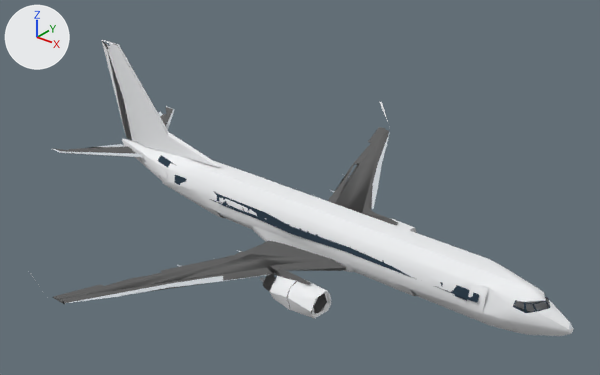
The glTF model fixtures/aircraft/b738-1.glb, before and after one commit.
Camera for both pictures: a 50 mm lens placed at (31.9, -39.8, 31.1), pointed at (0.2, -0.2, 6.6). Every picture has the same lights, and +X, +Y and +Z are marked at upper left. The first picture is the older version. Where no turn or scale is listed for an object, it has been applied to the vertices. Vertices at exactly the same position are counted once.

Names of what the first picture shows: 'c606060', 'engine', 'glass', 'hull', 'tail', 'wing'.
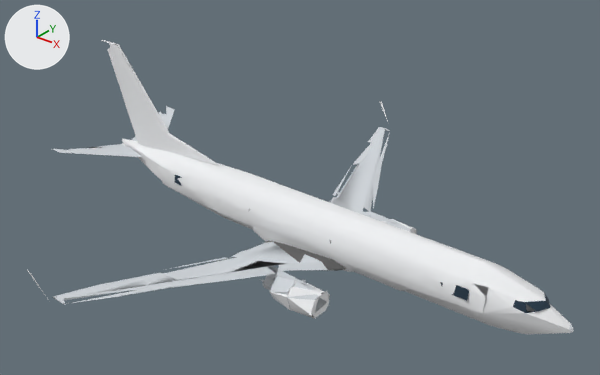
The change, as a list of edits to the scene's bpy script:
```text
Change me_mesh_0:
    remove me_mesh_0.from_pydata(...)  # 332 vertices, 397 faces; spans x -19.5..17.3, y -17.0..17.0, z 1.1..6.1
    add me_mesh_0.from_pydata(...)  # 79 vertices, 71 faces; spans x -18.3..17.3, y -3.6..3.6, z 1.9..5.1
    me_mesh_0 part 1: 13 loose pieces with 133 vertices, spanning x -0.6..5.8, y -6.2..6.2, z 1.1..3.3, are deleted
    me_mesh_0 part 2: 3 vertices moved from x -0.8..5.1, y -1.9..1.8, z 2.5..2.8 to x -0.8..4.3, y -2.4..1.8, z 2.6..3.1; 128 vertices removed from x -4.8..5.1, y -17.0..17.0, z 2.4..4.4; 17 vertices added at x -0.8..5.2, y -3.6..3.6, z 2.4..3.2
    me_mesh_0 part 3: 2 vertices moved within x -18.3, y 0.1, z 5.1; 11 vertices removed from x -19.5..-17.9, y -5.9..5.8, z 4.5..6.1; 2 vertices added at x -17.3, y -0.4..0.4, z 4.9
Change me_mesh_1:
    remove me_mesh_1.from_pydata(...)  # 108 vertices, 113 faces; spans x 2.37..6.07, y -6.22..6.22, z 1.09..3.08
    add me_mesh_1.from_pydata(...)  # 82 vertices, 84 faces; spans x 2.37..6.06, y -6.22..6.22, z 1.09..3.08
    me_mesh_1 part 4: 21 vertices removed from x 2.37..5.9, y 4.09..6.18, z 1.14..3.08; 6 vertices added at x 2.37..5.89, y 4.38..6.13, z 1.11..2.76
    me_mesh_1 part 5: 2 vertices moved from x 2.37, y -4.68..-4.37, z 1.8..2.76 to x 2.37, y -4.68..-4.37, z 1.38..2.33; 17 vertices removed from x 3.93..6.07, y -6.18..-4.09, z 1.14..3.08; 6 vertices added at x 3.94..5.91, y -6.18..-4.25, z 1.11..3.0
Change me_mesh_2:
    remove me_mesh_2.from_pydata(...)  # 70 vertices, 72 faces; spans x -13.0..18.3, y -1.9..1.9, z 3.9..5.5
    add me_mesh_2.from_pydata(...)  # 34 vertices, 40 faces; spans x -10.8..18.3, y -1.8..1.8, z 3.9..4.8
    me_mesh_2 part 6: the loose piece of 10 vertices spanning x -13.0..14.6, y -1.9..-0.7, z 3.9..5.5 is deleted
    me_mesh_2 part 7: 12 vertices removed from x 16.6..18.2, y -1.1..1.1, z 4.2..4.7
    me_mesh_2 part 8: 2 vertices removed from x -5.4, y -1.8..1.9, z 4.0
    other edits to the shape of me_mesh_2 do not show in these pictures
Change me_mesh_3:
    remove me_mesh_3.from_pydata(...)  # 423 vertices, 640 faces; spans x -18.3..19.7, y -3.5..3.5, z 1.8..7.2
    add me_mesh_3.from_pydata(...)  # 374 vertices, 584 faces; spans x -18.3..19.8, y -3.5..3.5, z 1.8..5.8
    me_mesh_3 part 9: the loose piece of 4 vertices spanning x -15.2..-9.0, y -0.3..-0.2, z 5.5..7.2 is deleted
    me_mesh_3 part 10: 1 vertex moved from x -8.1, y -1.8, z 4.2 to x -8.3, y -1.8, z 4.2; 126 vertices removed from x -17.9..19.7, y -1.8..1.9, z 1.8..5.7; 85 vertices added at x -18.2..19.8, y -1.8..1.9, z 2.3..5.8
    other edits to the shape of me_mesh_3 do not show in these pictures
Change me_mesh_4:
    remove me_mesh_4.from_pydata(...)  # 82 vertices, 102 faces; spans x -19.8..-4.1, y -17.9..17.9, z 4.5..13.2
    add me_mesh_4.from_pydata(...)  # 186 vertices, 289 faces; spans x -19.8..-4.1, y -17.9..17.9, z 4.5..13.2
    me_mesh_4 part 11: 28 vertices removed from x -19.7..-7.5, y -0.7..0.7, z 5.4..13.1; 16 vertices added at x -19.7..-12.8, y -0.5..0.5, z 5.6..13.2
    other edits to the shape of me_mesh_4 do not show in these pictures
Change me_mesh_5:
    remove me_mesh_5.from_pydata(...)  # 163 vertices, 145 faces; spans x -19.5..19.7, y -17.9..17.9, z 1.7..6.3
    add me_mesh_5.from_pydata(...)  # 356 vertices, 380 faces; spans x -19.5..19.7, y -17.9..17.9, z 1.1..6.3
    me_mesh_5 part 12: 1 vertex moved within x -0.9, y 6.3, z 2.9; 17 vertices removed from x -4.1..2.2, y -8.6..17.6, z 1.8..4.5; 238 vertices added at x -5.5..5.8, y -17.9..17.9, z 1.1..6.3
    me_mesh_5 part 13: 8 vertices removed from x -19.5..-15.3, y -5.9..5.8, z 5.1..6.1; 8 vertices added at x -18.7..-17.3, y -5.1..5.1, z 4.9..5.9
    other edits to the shape of me_mesh_5 do not show in these pictures
```

Where the change shows, as pixel boxes (x1, y1, x2, y2) in the pictures (600 x 375 px; the box of a moved part takes in the faces that stretch with it):
'hull', reshaped
    before: (122, 133, 573, 336)
    after: (122, 140, 574, 334)
'wing', reshaped
    before: (52, 106, 573, 329)
    after: (53, 106, 573, 333)
'c606060', reshaped
    before: (53, 107, 530, 313)
    after: (264, 241, 530, 312)
'tail', reshaped (7% taller)
    before: (31, 40, 388, 281)
    after: (27, 40, 388, 298)
'engine', reshaped
    before: (269, 218, 417, 318)
    after: (269, 219, 417, 318)
part 1 of me_mesh_0, deleted
    before: (263, 211, 413, 313)
part 2 of me_mesh_0, cut back
    before: (53, 127, 389, 304)
    after: (264, 241, 346, 271)
part 3 of me_mesh_0, built on
    before: (55, 107, 173, 154)
part 4 of me_mesh_1, cut back (mostly hidden)
    before: (390, 218, 417, 233)
    after: (381, 219, 417, 234)
part 5 of me_mesh_1, cut back
    before: (269, 276, 331, 318)
    after: (287, 284, 329, 318)
part 6 of me_mesh_2, deleted
    before: (158, 155, 479, 303)
part 7 of me_mesh_2, deleted
    before: (513, 293, 550, 313)
part 8 of me_mesh_2, deleted
    before: (174, 175, 469, 301)
part 9 of me_mesh_3, deleted
    before: (146, 133, 203, 163)
part 10 of me_mesh_3, moved or reshaped
    before: (123, 140, 573, 336)
    after: (122, 140, 574, 334)
part 11 of me_mesh_4, moved or reshaped
    before: (102, 40, 248, 175)
    after: (102, 40, 238, 171)
part 12 of me_mesh_5, cut back
    before: (220, 127, 390, 281)
    after: (53, 127, 411, 313)
part 13 of me_mesh_5, moved or reshaped
    before: (52, 106, 174, 157)
    after: (53, 106, 174, 157)
